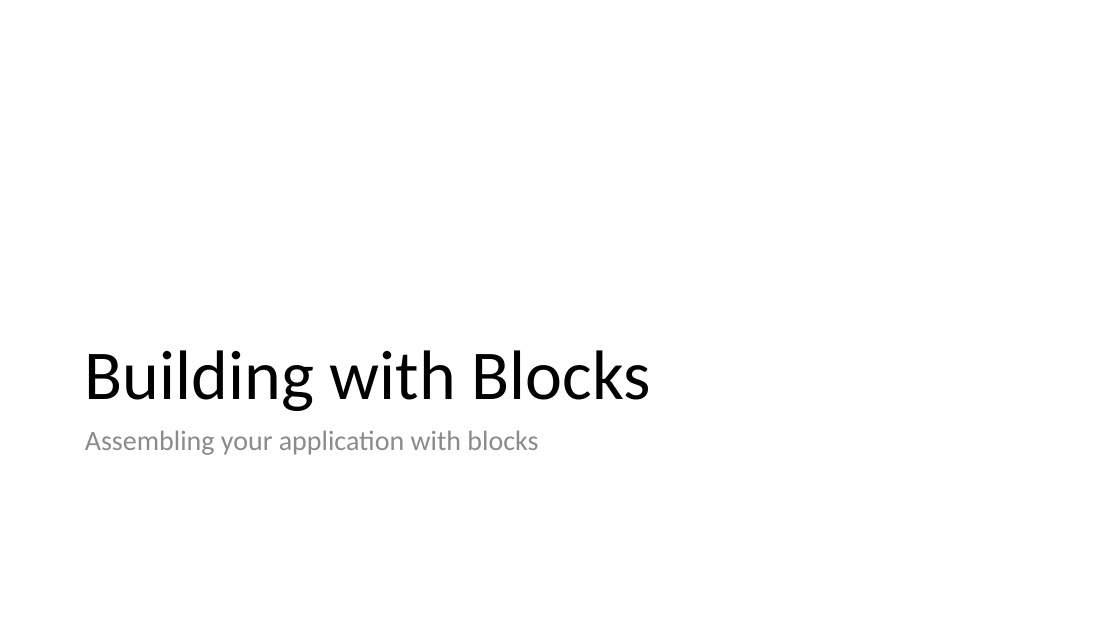
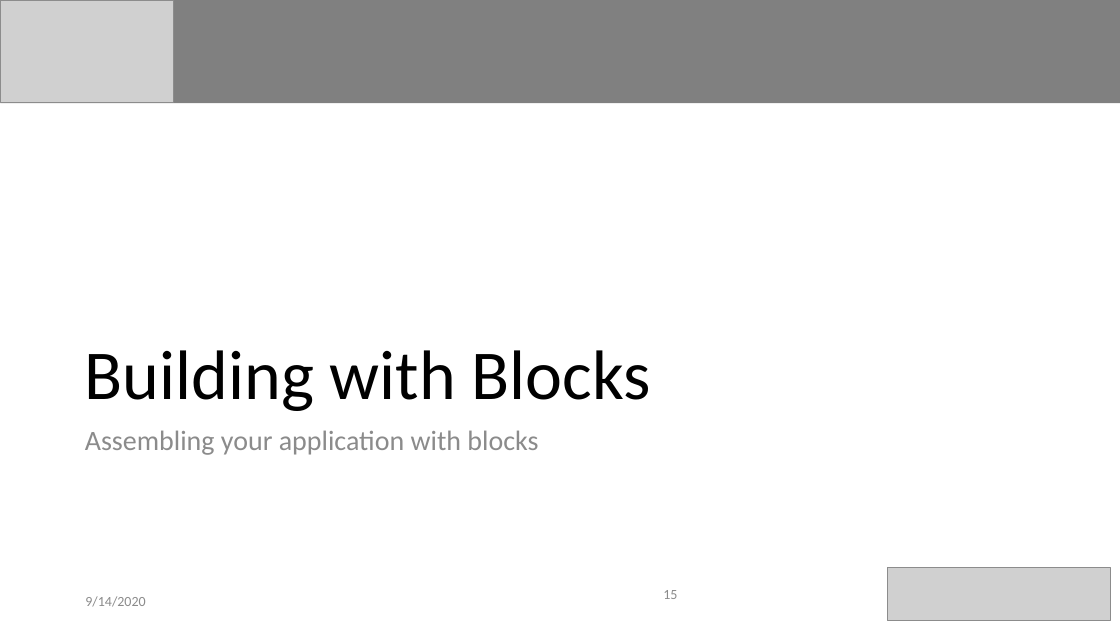
Before and after one commit to TheWylieStCoyote/writing_GNURadio_blocks_python, a slide deck: slide 15 of Presentation_workshop.pptx. Drawn at 1120x630 pixels with LibreOffice and Linux fonts; fonts in the diff are those of the drawing; grey boxes stand for pictures. Boxes give left, top, right and bottom in pixels: in the first picture for what was removed or moved away, otherwise in the second. Text is boxed around its words. In the diff, an @@ line names an element or a change of style, - is before the commit and + after.

```diff
--- a/Presentation_workshop.pptx
+++ b/Presentation_workshop.pptx
@@ picture added at box(0, 0, 173, 103) @@
@@ rectangle added at box(1, 0, 1120, 103), fill #808080 @@
@@ picture added at box(887, 567, 1110, 621) @@
@@ text added at box(85, 596, 145, 607), 12 pt, text #8C8C8C @@
+9/14/2020
@@ page number added at box(663, 590, 677, 599), 12 pt, text #8C8C8C @@
+15
```
Also in this commit, not shown: 27 other slides changed, 1 other file.
